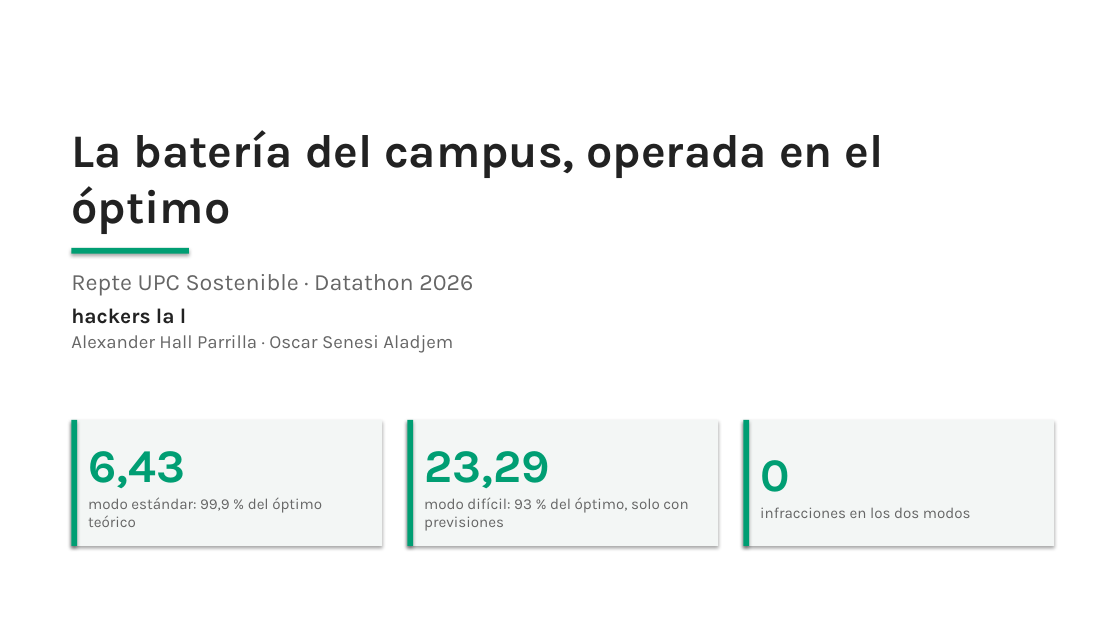
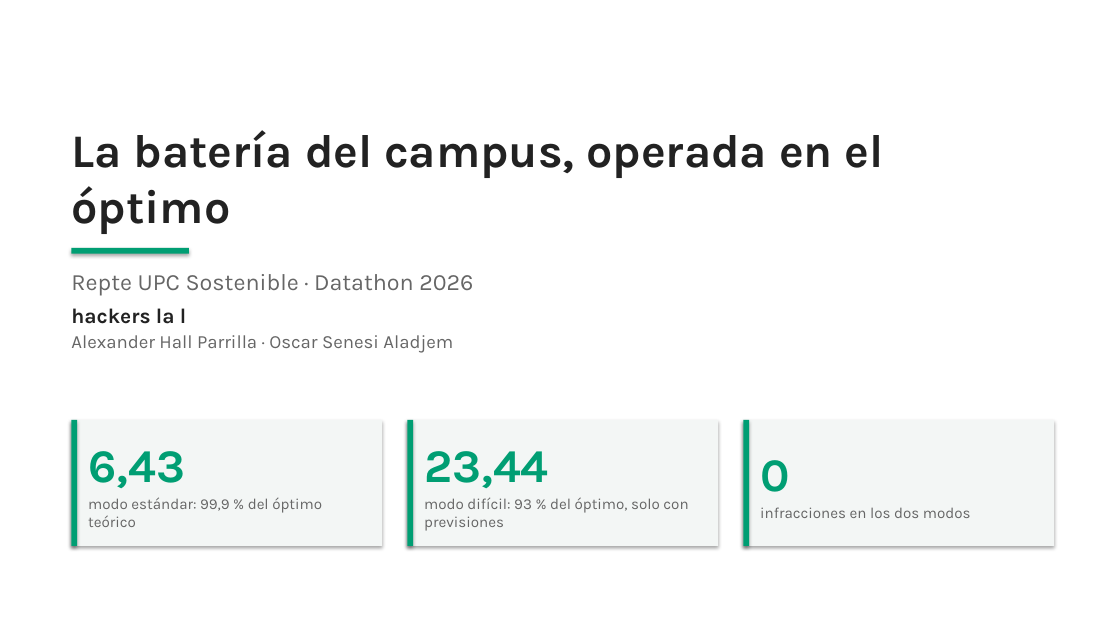
Before and after one commit to barnaredss/datathon2026, a slide deck: slide 1 of slides/presentacion.pptx. Drawn at 1120x630 pixels with LibreOffice and Linux fonts; fonts in the diff are those of the drawing. Boxes give left, top, right and bottom in pixels: in the first picture for what was removed or moved away, otherwise in the second. Text is boxed around its words. In the diff, an @@ line names an element or a change of style, - is before the commit and + after.

```diff
--- a/slides/presentacion.pptx
+++ b/slides/presentacion.pptx
@@ text at (424, 451, 548, 488): text changed @@
-23,29
+23,44
```
Also in this commit, not shown: 2 other slides changed, 9 other files.
